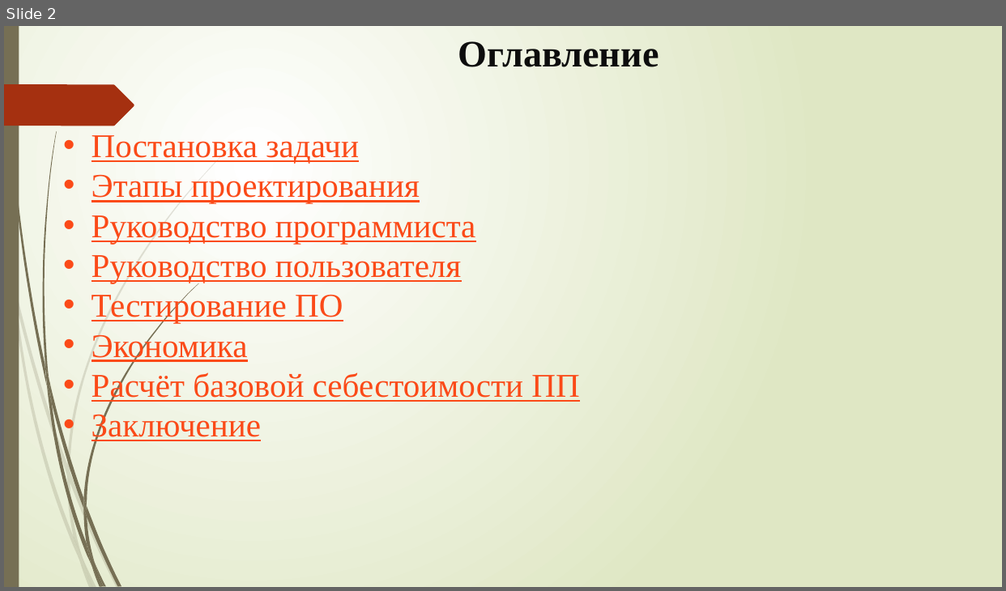
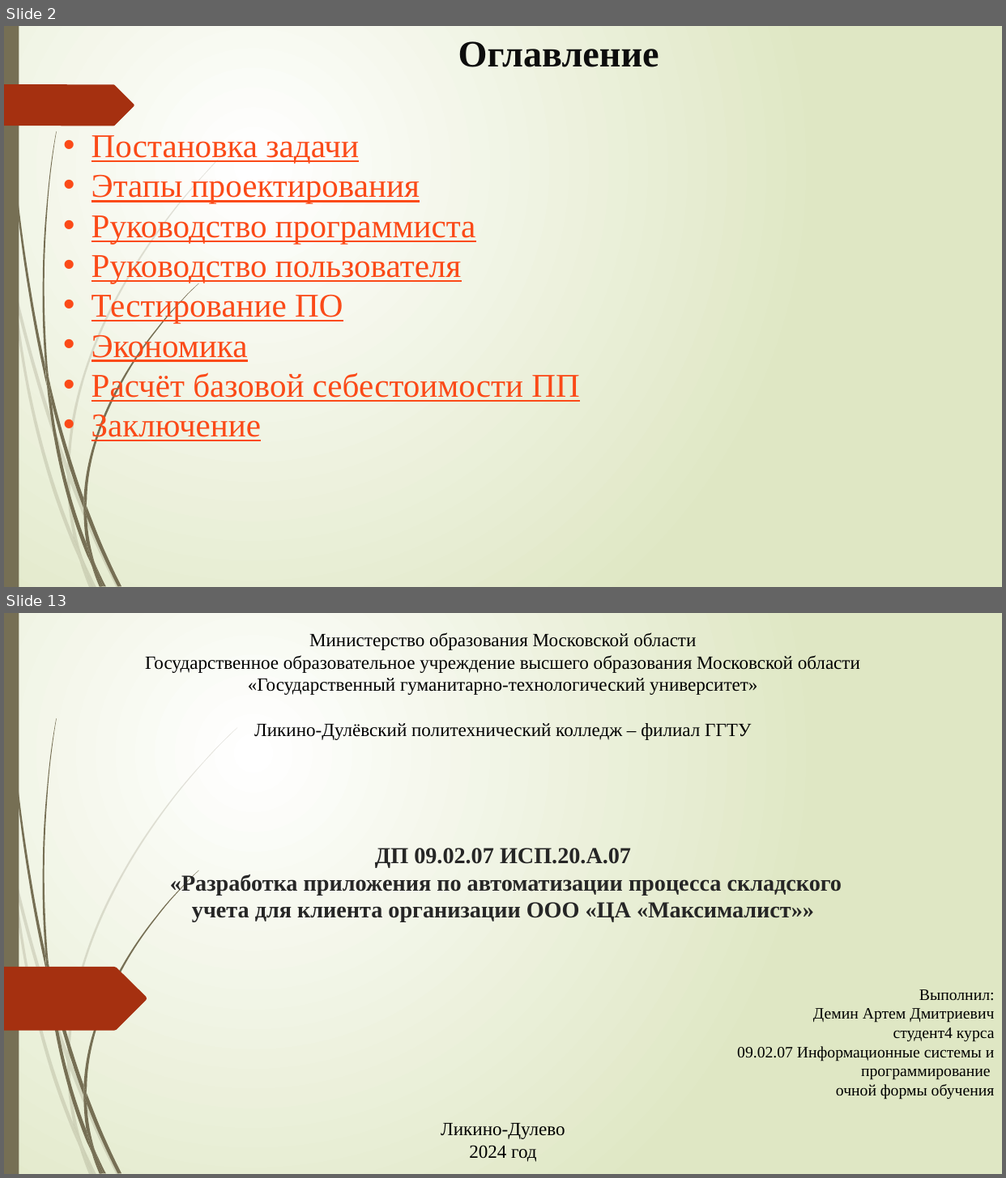
Before and after one commit to Renc345/123122, a slide deck: Стародубцев - Презентация.pptx. Shown one above the other, each under a label of ours: slide 2 before the commit, slides 2 and 13 after it; the slides between them are not shown. The pictures are 1006x591 and 1006x1178 pixels, drawn with LibreOffice and Linux fonts; fonts in the diff are those of the drawing. Boxes give left, top, right and bottom in pixels: in the first picture for what was removed or moved away, otherwise in the second. Text is boxed around its words. In the diff, an @@ line names an element or a change of style, - is before the commit and + after.

```diff
--- a/Стародубцев - Презентация.pptx
+++ b/Стародубцев - Презентация.pptx
@@ slide 13 added at (4,613,1002,1174), background gradient #FFFFFF to #DFE8C4; not listed: 23 template elements that a slide beside it also shows @@
@@ text added at (145,632,860,740), 18 pt, text #000000 @@
+Министерство образования Московской области
+Государственное образовательное учреждение высшего образования Московской области
+«Государственный гуманитарно-технологический университет»
+Ликино-Дулёвский политехнический колледж – филиал ГГТУ
@@ title added at (170,848,842,922), 22 pt, text #262626, bold @@
+ДП 09.02.07 ИСП.20.А.07
+«Разработка приложения по автоматизации процесса складского учета для клиента организации ООО «ЦА «Максималист»»
@@ freeform shape added at (4,967,147,1031), fill #A53010 @@
@@ subtitle added at (737,990,995,1100), 15.3 pt, text #000000 @@
+Выполнил:
+Демин Артем Дмитриевич
+студент4 курса
+09.02.07 Информационные системы и программирование
+очной формы обучения
@@ text added at (441,1123,565,1162), 18 pt, text #000000 @@
+Ликино-Дулево
+2024 год
```
Also in this commit, not shown: 8 slides changed, 2 other slides added, 1 slide removed.
